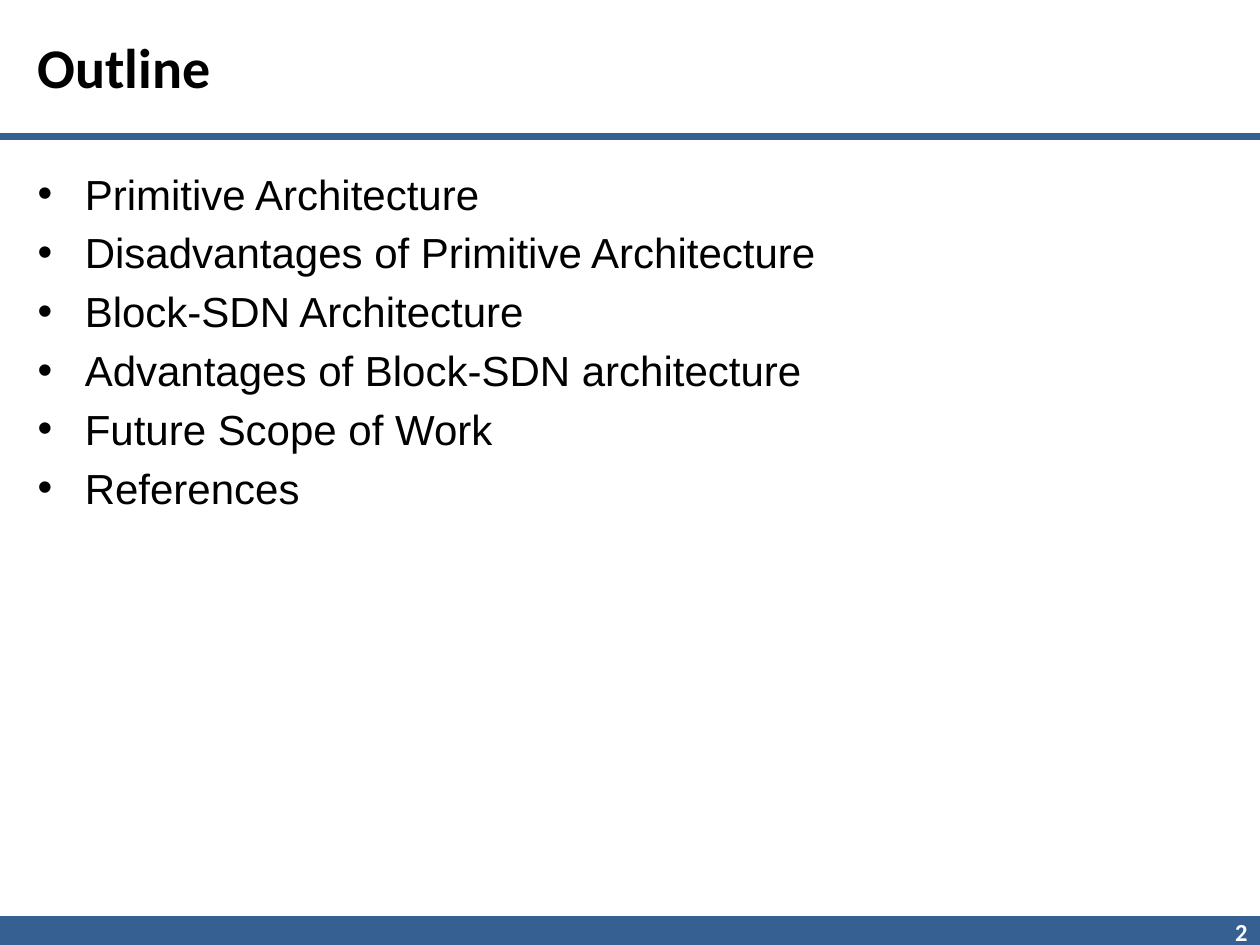
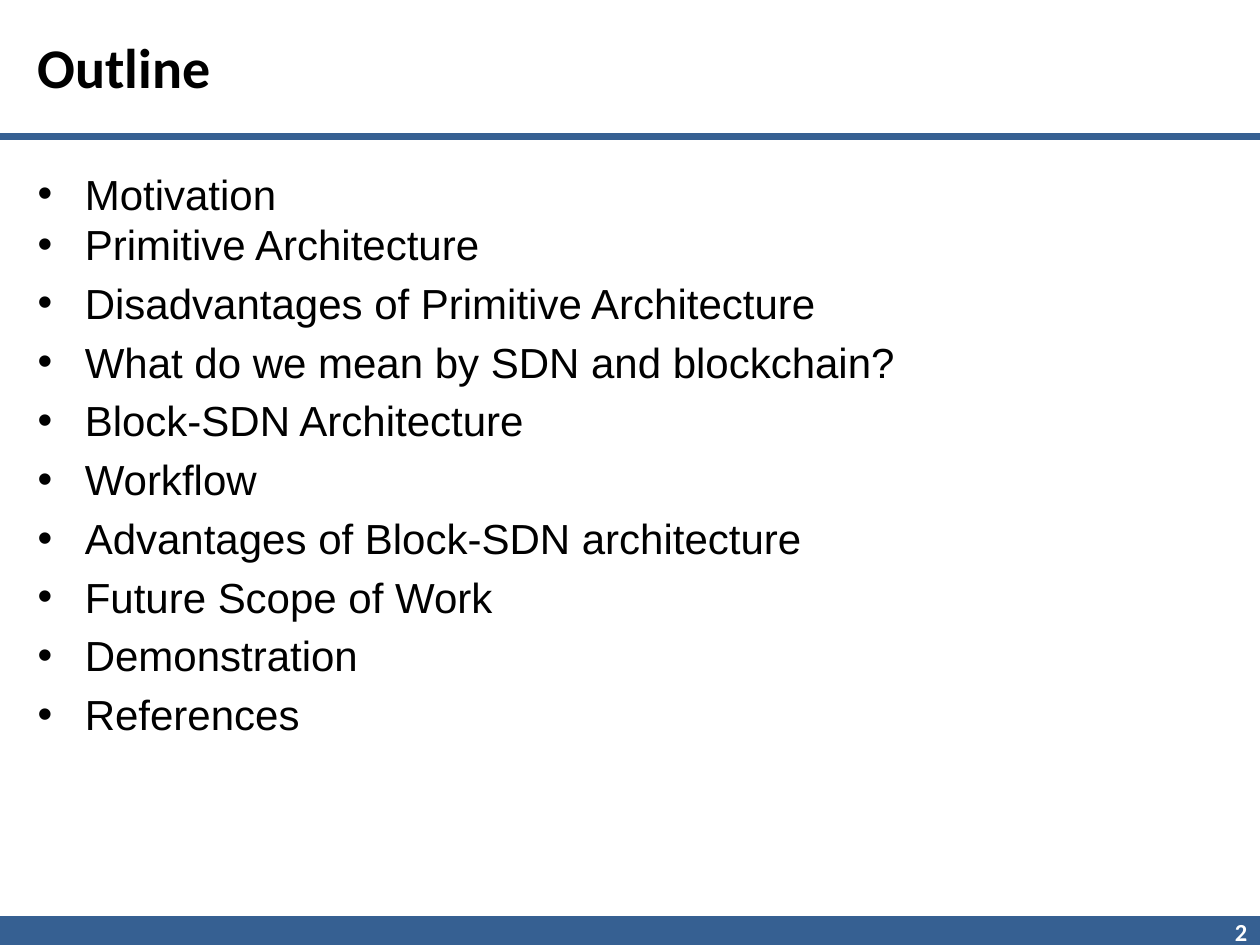
Before and after one commit to beingnoble03/block-sdn, a slide deck: slide 2 of presentation/blocksdn_ppt.pptx. Drawn at 1260x945 pixels with LibreOffice and Linux fonts; fonts in the diff are those of the drawing; background and template pictures are left out. Boxes give left, top, right and bottom in pixels: in the first picture for what was removed or moved away, otherwise in the second. Text is boxed around its words. In the diff, an @@ line names an element or a change of style, - is before the commit and + after.

```diff
--- a/presentation/blocksdn_ppt.pptx
+++ b/presentation/blocksdn_ppt.pptx
@@ text at <box>85,179,276,211</box>: paragraph added @@
+• Motivation
@@ text at <box>85,229,815,731</box>: less space between paragraphs @@
@@ text at <box>85,347,895,386</box>: paragraph added @@
+• What do we mean by SDN and blockchain?
@@ text at <box>85,464,257,496</box>: paragraph added @@
+• Workflow
@@ text at <box>85,640,358,672</box>: paragraph added @@
+• Demonstration
```
Also in this commit, not shown: 6 other slides changed, 7 slides added, 2 slides removed.
